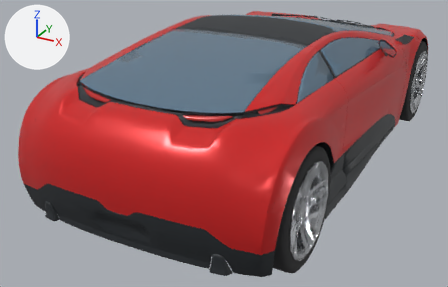
One commit to the glTF model godot/assets/cars/vortex_gt.glb: the scene before it, then after it.
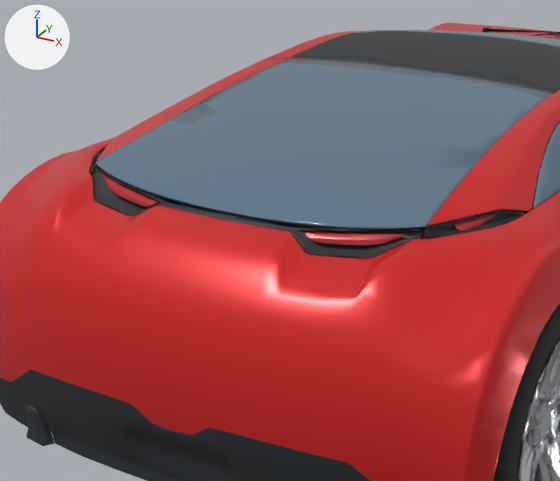
Each version is shown whole from a 50 mm camera at (2.04, -4.62, 2.23) aimed at (-0.28, -0.39, 0.11), then close up on the part from 7% to 69% of the width and 0% to 83% of the height. The lights are fixed; the arrows at upper left show +X, +Y and +Z. The older version's two pictures come first. Vertices at exactly the same position are counted once.

Script lines for the objects in view, before the commit:
```python
me_bodydoorlcolor1 = bpy.data.meshes.new('BodyDoorLColor1')
me_bodydoorlcolor1.from_pydata(...)  # 22259 vertices, 30111 faces; spans x -0.98..0.98, y -2.18..2.18, z 0.09..1.15
# faces by material slot: [8515, 14262, 1974, 3772, 376, 288, 924]
me_bodydoorlcolor1.materials.append(mat_paint)  # red #da2727
me_bodydoorlcolor1.materials.append(mat_trim)  # dark grey #2c3035
me_bodydoorlcolor1.materials.append(mat_glass)  # blue #617c90
me_bodydoorlcolor1.materials.append(mat_interior)  # dark grey #4b4d50
me_bodydoorlcolor1.materials.append(mat_light_rear)  # red #bc3030
me_bodydoorlcolor1.materials.append(mat_light_front)  # white #edf3ff
me_bodydoorlcolor1.materials.append(mat_rim)  # light grey #d3d6da
me_mesh_95 = bpy.data.meshes.new('Mesh_95')
me_mesh_95.from_pydata(...)  # 2332 vertices, 2579 faces; spans x -0.118..0.128, y -0.383..0.383, z -0.383..0.383
# faces by material slot: [504, 1697, 378]
me_mesh_95.materials.append(mat_tyre)  # black #2c2c2e
me_mesh_95.materials.append(mat_rim)  # light grey #d3d6da
me_mesh_95.materials.append(mat_trim)  # dark grey #2c3035
ob_body = bpy.data.objects.new('body', me_bodydoorlcolor1)
ob_body.location = (0.0, 0.0, 0.0)
ob_wheel_rr = bpy.data.objects.new('wheel_rr', me_mesh_95)
ob_wheel_rr.location = (0.825, -1.554, 0.384)
```
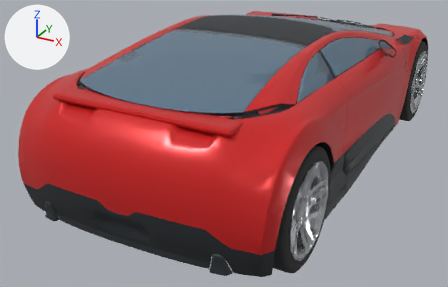
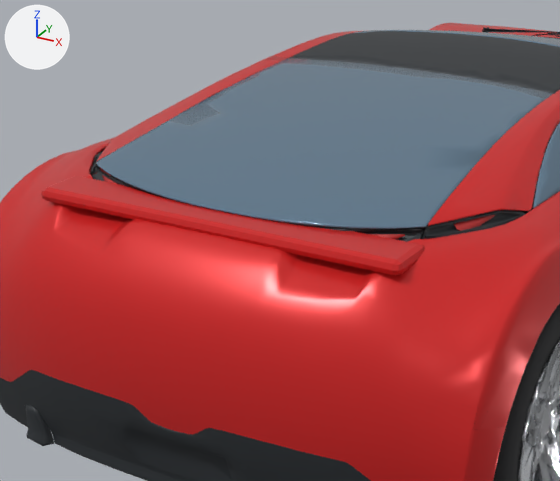
Where the change shows, as pixel boxes [x1, y1, x2, y2] in the close-ups (560 x 481 px):
part 1 of me_bodydoorlcolor1, added (red): after [41, 176, 425, 275]

Diff of the bpy script that builds the scene:
```diff
--- a/godot/assets/cars/vortex_gt.glb.py
+++ b/godot/assets/cars/vortex_gt.glb.py
@@ me_bodydoorlcolor1 @@
 # used by ob_body; location = (0.0, 0.0, 0.0)
-me_bodydoorlcolor1.from_pydata(...)  # 22259 vertices, 30111 faces; spans x -0.98..0.98, y -2.18..2.18, z 0.09..1.15
+me_bodydoorlcolor1.from_pydata(...)  # 22306 vertices, 30201 faces; spans x -0.98..0.98, y -2.18..2.18, z 0.09..1.15
+# me_bodydoorlcolor1 part 1: a new loose piece of 47 vertices spanning x -0.62..0.62, y -1.97..-1.79, z 0.94..0.98, in mat_paint (red #da2727)
+# other edits to the shape of me_bodydoorlcolor1 do not show in these pictures
 me_bodydoorlcolor1.materials.append(mat_paint)
```
